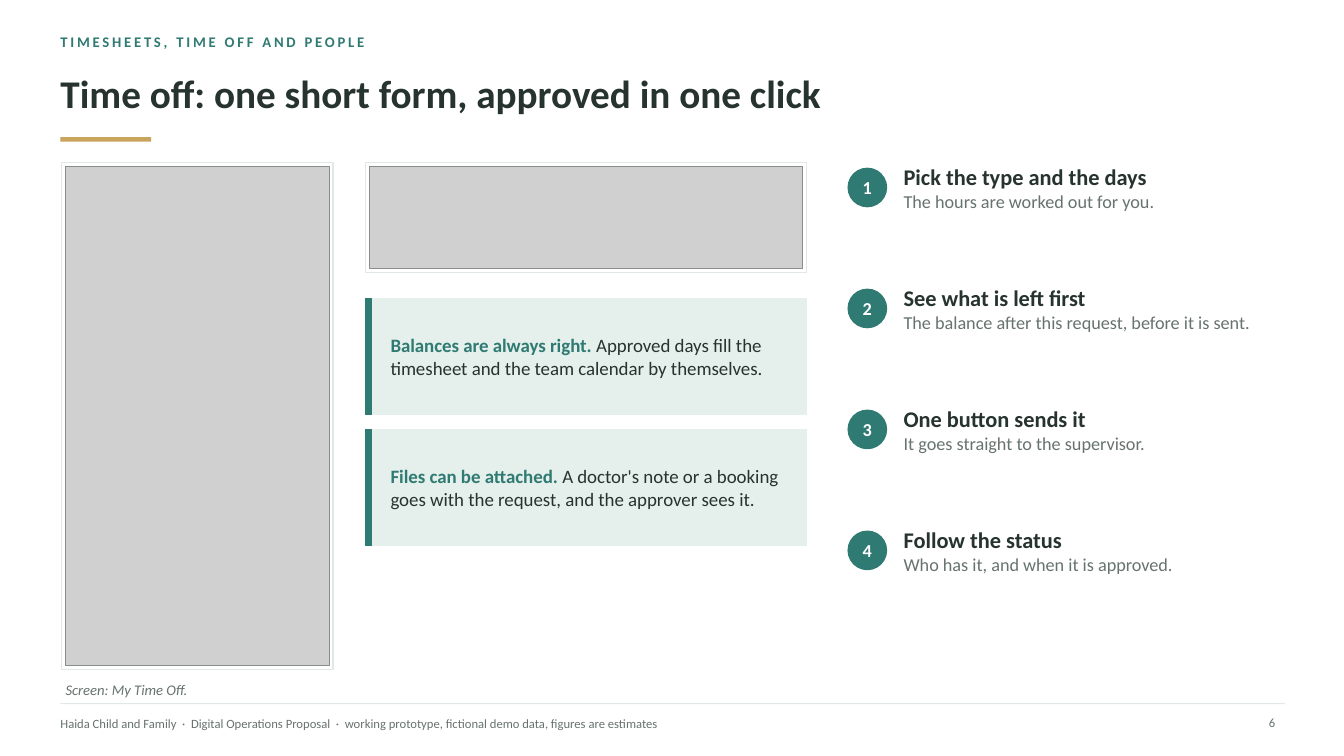
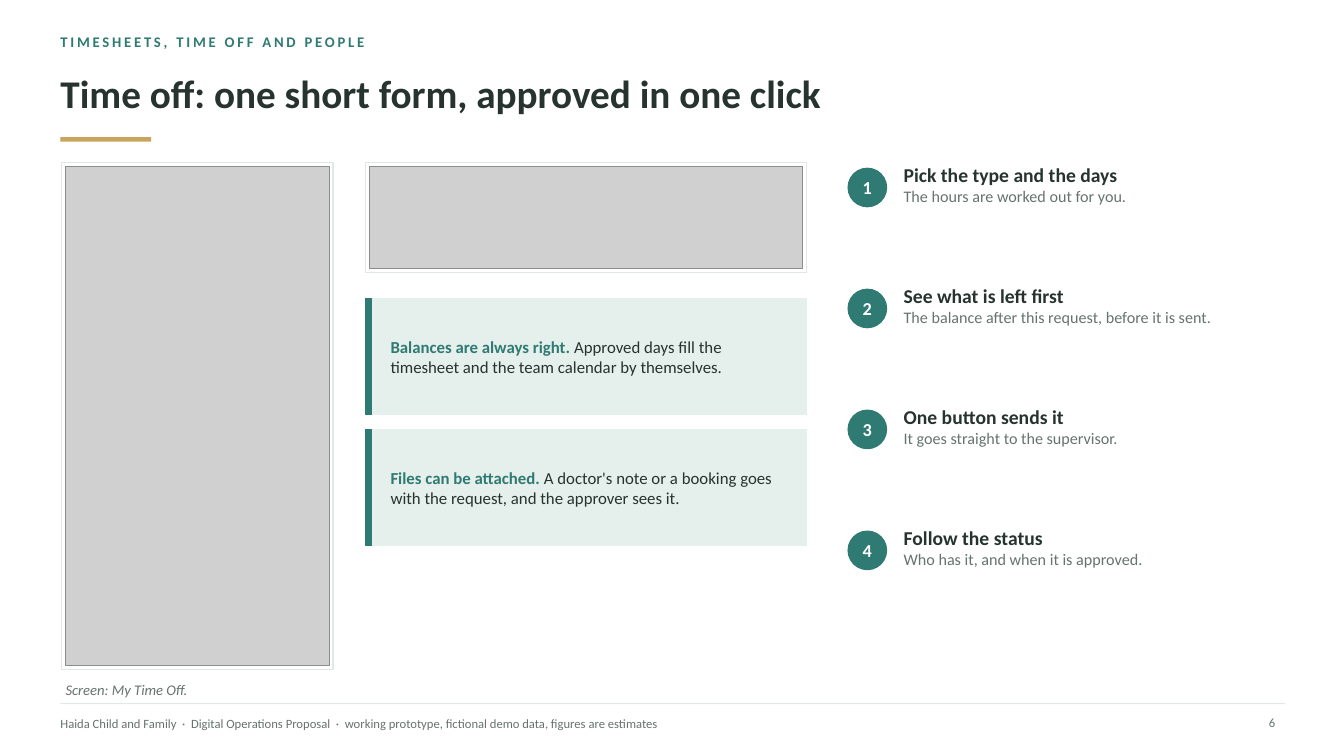
Before and after one commit to AndalibOlee/Portfolio, a slide deck: slide 6 of demo-platform/docs/Haida_Child_and_Family_Executive_Digital_Operations_Proposal.pptx. Drawn at 1344x756 pixels with LibreOffice and Linux fonts; fonts in the diff are those of the drawing; grey boxes stand for pictures. Boxes give left, top, right and bottom in pixels: in the first picture for what was removed or moved away, otherwise in the second. Text is boxed around its words. In the diff, an @@ line names an element or a change of style, - is before the commit and + after.

```diff
--- a/demo-platform/docs/Haida_Child_and_Family_Executive_Digital_Operations_Proposal.pptx
+++ b/demo-platform/docs/Haida_Child_and_Family_Executive_Digital_Operations_Proposal.pptx
@@ text "Pick the type and the ..." at (904, 168, 1126, 205): size 16 to 14 pt in "Pick the type and the days"; size 13 to 11.5 pt in "The hours are worked out for you." @@
@@ text "See what is left first" at (904, 289, 1211, 326): size 16 to 14 pt in "See what is left first"; size 13 to 11.5 pt in "The balance after this request, before it ..." @@
@@ text "Balances are always right. Approved ..." at (391, 341, 722, 376): size 13.5 to 12 pt @@
@@ text "One button sends it" at (904, 410, 1118, 447): size 16 to 14 pt in "One button sends it"; size 13 to 11.5 pt in "It goes straight to the supervisor." @@
@@ text "Files can be attached. A ..." at (391, 472, 772, 507): size 13.5 to 12 pt @@
@@ text "Follow the status" at (904, 531, 1142, 568): size 16 to 14 pt in "Follow the status"; size 13 to 11.5 pt in "Who has it, and when it is ..." @@
```
Also in this commit, not shown: 14 other slides changed, 7 other files.
